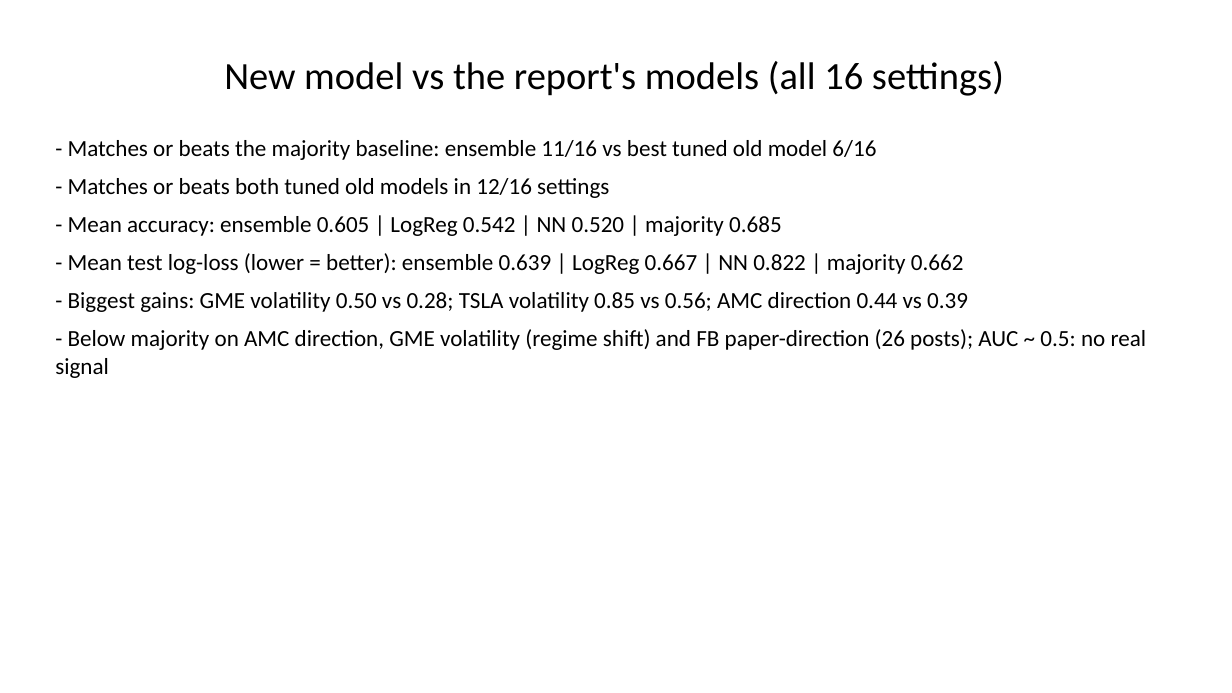
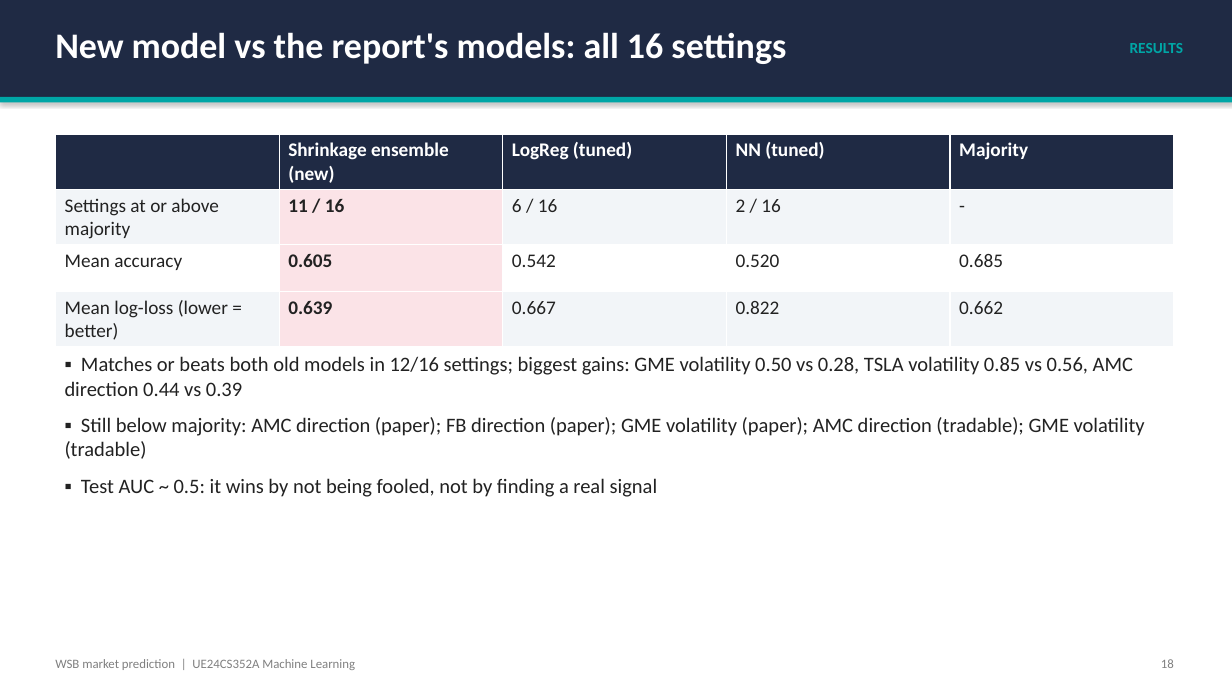
Before and after one commit to Prithvi-Aithal/wsb-market-prediction, a slide deck: slide 18 of docs/presentation.pptx (slide 12 before the commit). Drawn at 1232x693 pixels with LibreOffice and Linux fonts; fonts in the diff are those of the drawing. Boxes give left, top, right and bottom in pixels: in the first picture for what was removed or moved away, otherwise in the second. Text is boxed around its words. In the diff, an @@ line names an element or a change of style, - is before the commit and + after.

```diff
--- a/docs/presentation.pptx
+++ b/docs/presentation.pptx
@@ rectangle added at box(0, 0, 1232, 97), fill #1F2A44 @@
@@ text "New model vs the report's ..." at box(55, 32, 786, 64): vertical alignment middle to top @@
@@ text at box(55, 32, 786, 64): text changed; size 30 to 28 pt; text colour #000000 to #FFFFFF; bold on @@
-New model vs the report's models (all 16 settings)
+New model vs the report's models: all 16 settings
@@ text added at box(1130, 43, 1183, 53), 12 pt, text #00A6A6, bold @@
+RESULTS
@@ rectangle added at box(0, 97, 1232, 103), fill #00A6A6 @@
@@ table added at box(55, 134, 1174, 344), 4 rows, 5 columns @@
+ | Shrinkage ensemble (new) | LogReg (tuned) | NN (tuned) | Majority
+Settings at or above majority | 11 / 16 | 6 / 16 | 2 / 16 | -
+Mean accuracy | 0.605 | 0.542 | 0.520 | 0.685
+Mean log-loss (lower = better) | 0.639 | 0.667 | 0.822 | 0.662
@@ text at box(65, 356, 1145, 497): text changed; size 18 to 16 pt; text colour #000000 to #222222 @@
-- Matches or beats the majority baseline: ensemble 11/16 vs best tuned old model 6/16
-- Matches or beats both tuned old models in 12/16 settings
-- Mean accuracy: ensemble 0.605 | LogReg 0.542 | NN 0.520 | majority 0.685
-- Mean test log-loss (lower = better): ensemble 0.639 | LogReg 0.667 | NN 0.822 | majority 0.662
-- Biggest gains: GME volatility 0.50 vs 0.28; TSLA volatility 0.85 vs 0.56; AMC direction 0.44 vs 0.39
-- Below majority on AMC direction, GME volatility (regime shift) and FB paper-direction (26 posts); AUC ~ 0.5: no real signal
+▪ Matches or beats both old models in 12/16 settings; biggest gains: GME volatility 0.50 vs 0.28, TSLA volatility 0.85 vs 0.56, AMC direction 0.44 vs 0.39
+▪ Still below majority: AMC direction (paper); FB direction (paper); GME volatility (paper); AMC direction (tradable); GME volatility (tradable)
+▪ Test AUC ~ 0.5: it wins by not being fooled, not by finding a real signal
@@ text added at box(55, 659, 355, 670), 10 pt, text #808080 @@
+WSB market prediction | UE24CS352A Machine Learning
@@ text added at box(1161, 659, 1174, 668), 10 pt, text #808080 @@
+18
```
Also in this commit, not shown: 6 other slides changed, 15 slides added, 9 slides removed, 12 other files.
